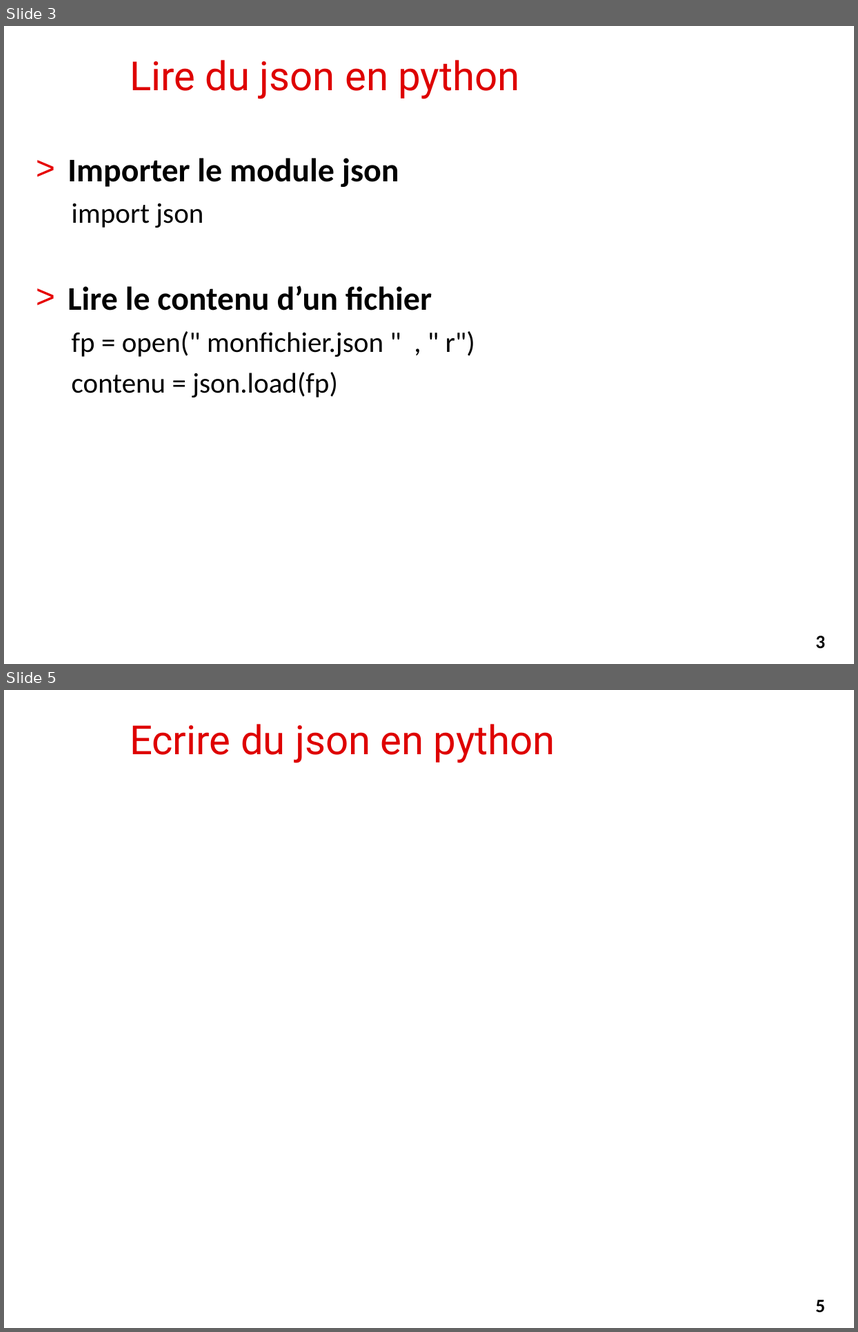
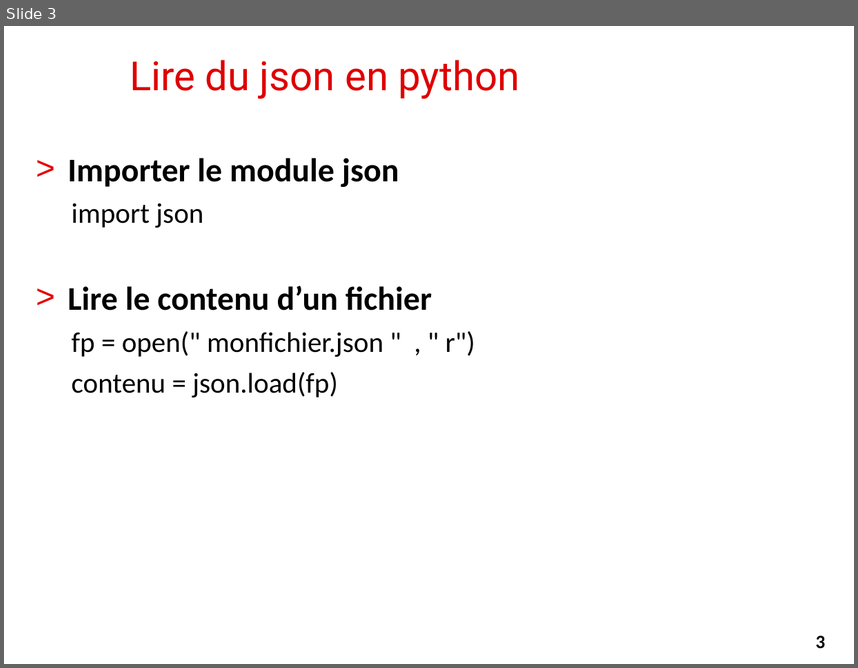
Before and after one commit to alemaitr/python_opendata_l2, a slide deck: cours3.pptx. Shown one above the other, each under a label of ours: slides 3 and 5 before the commit, slide 3 after it; the slides between them are not shown. The pictures are 858x1332 and 858x668 pixels, drawn with LibreOffice and Linux fonts; fonts in the diff are those of the drawing; background and template pictures are left out. Boxes give left, top, right and bottom in pixels: in the first picture for what was removed or moved away, otherwise in the second. Text is boxed around its words. In the diff, an @@ line names an element or a change of style, - is before the commit and + after.

Commit message:
MAJ Json

```diff
--- a/cours3.pptx
+++ b/cours3.pptx
@@ slide 5 removed at (4,690,854,1328), background #FFFFFF @@
@@ title removed at (130,724,555,763) @@
-Ecrire du json en python
@@ page number removed at (794,1288,847,1321) @@
-5
```
Also in this commit, not shown: 2 slides changed.
